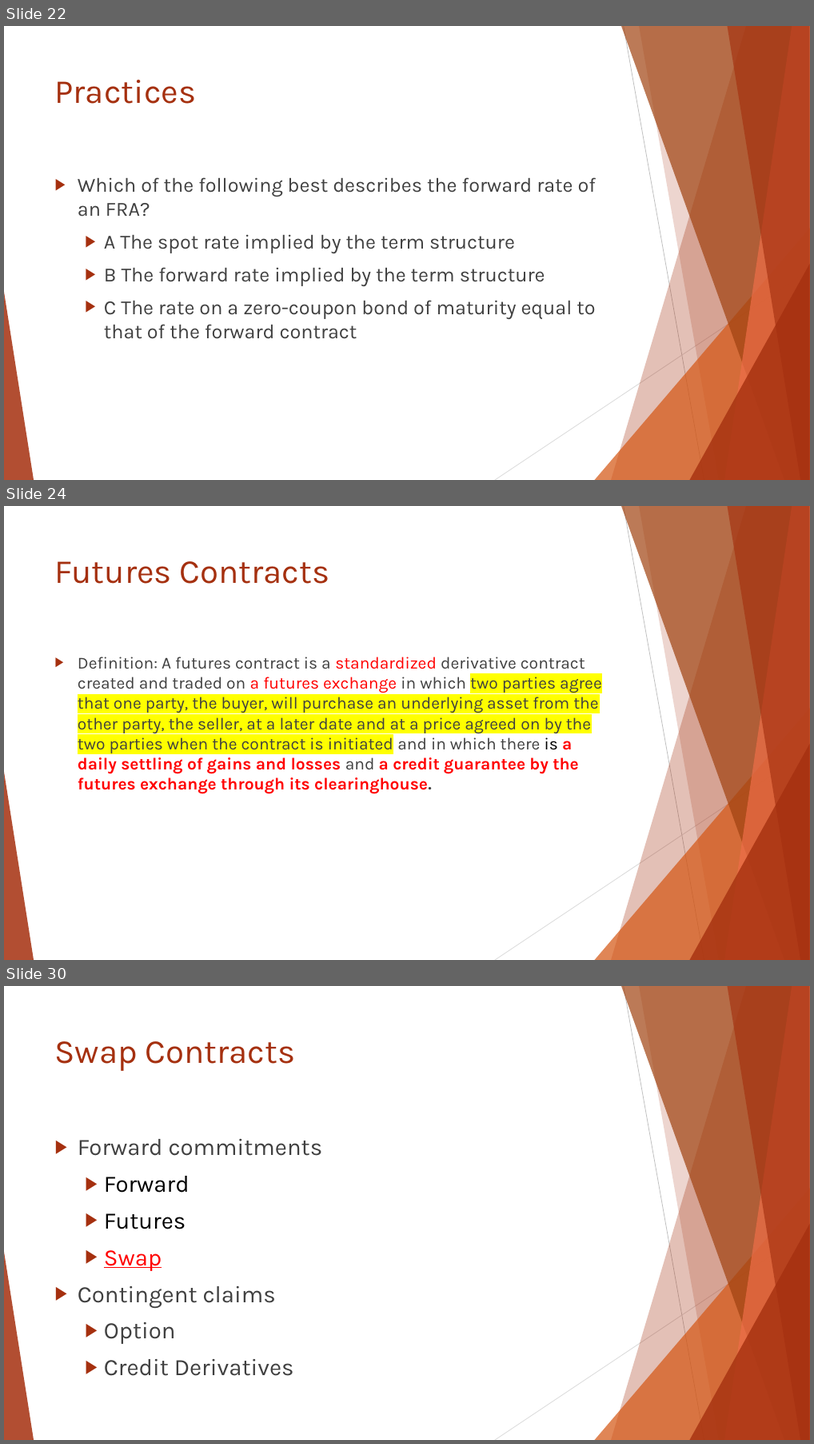
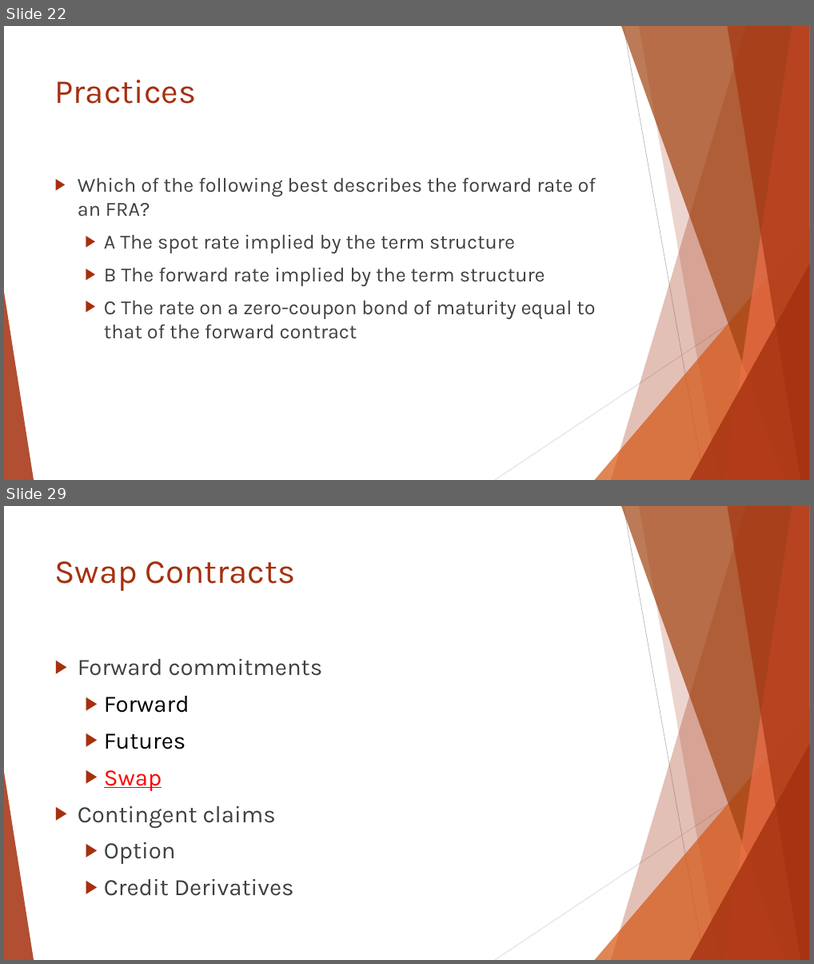
Before and after one commit to Isco0530/data, a slide deck: Reading 46.pptx. Shown one above the other, each under a label of ours: slides 22, 24 and 30 before the commit, slides 22 and 29 after it; the slides between them are not shown. The pictures are 814x1444 and 814x964 pixels, drawn with LibreOffice and Linux fonts; fonts in the diff are those of the drawing. Boxes give left, top, right and bottom in pixels: in the first picture for what was removed or moved away, otherwise in the second. Text is boxed around its words. In the diff, an @@ line names an element or a change of style, - is before the commit and + after.

```diff
--- a/Reading 46.pptx
+++ b/Reading 46.pptx
@@ slide 24 removed at [4, 506, 810, 960], background #FFFFFF; not listed: 10 template elements that a slide beside it also shows @@
@@ title removed at [55, 561, 330, 584] @@
-Futures Contracts
@@ text removed at [78, 656, 602, 794] @@
-▶ Definition: A futures contract is a standardized derivative contract created and traded on a futures exchange in which two parties agree that one party, the buyer, will purchase an underlying asset from the other party, the seller, at a later date and at a price agreed on by the two parties when the contract is initiated and in which there is a daily settling of gains and losses and a credit guarantee by the futures exchange through its clearinghouse.
@@ what was slide 30 is now slide 29 @@
```
Also in this commit, not shown: 4 slides changed, 3 slides added, 3 other slides removed.
